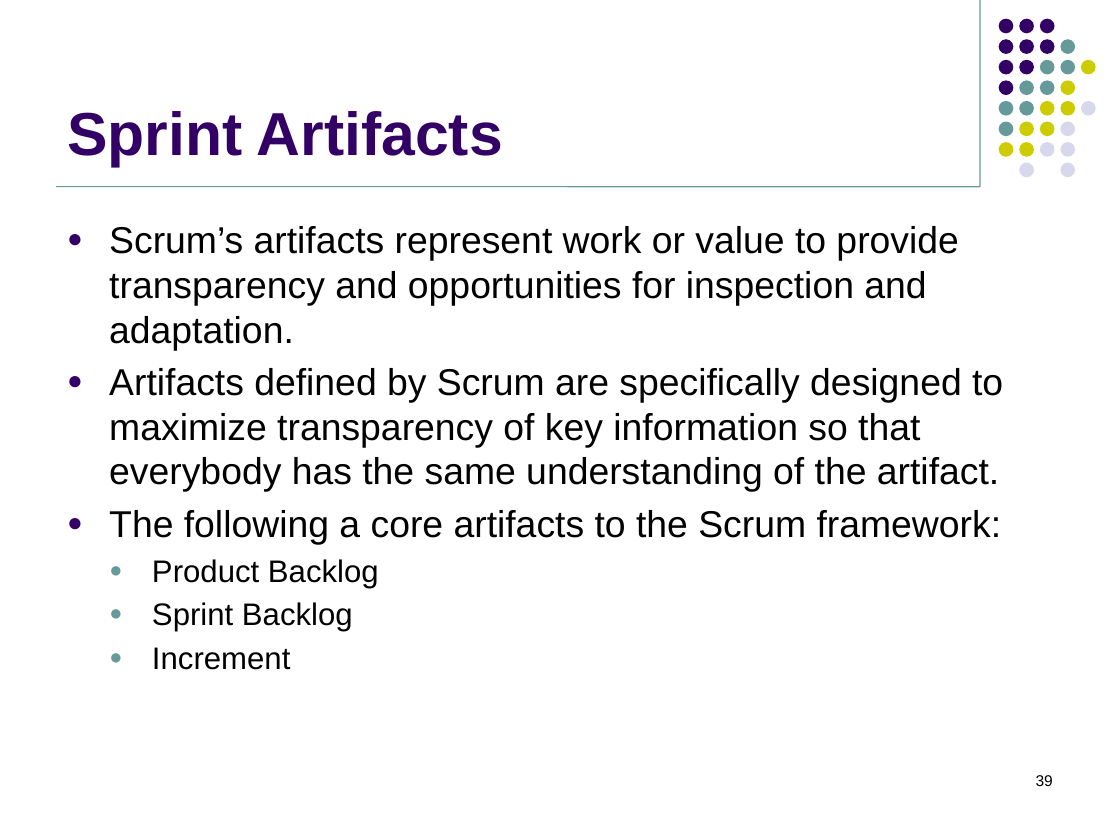
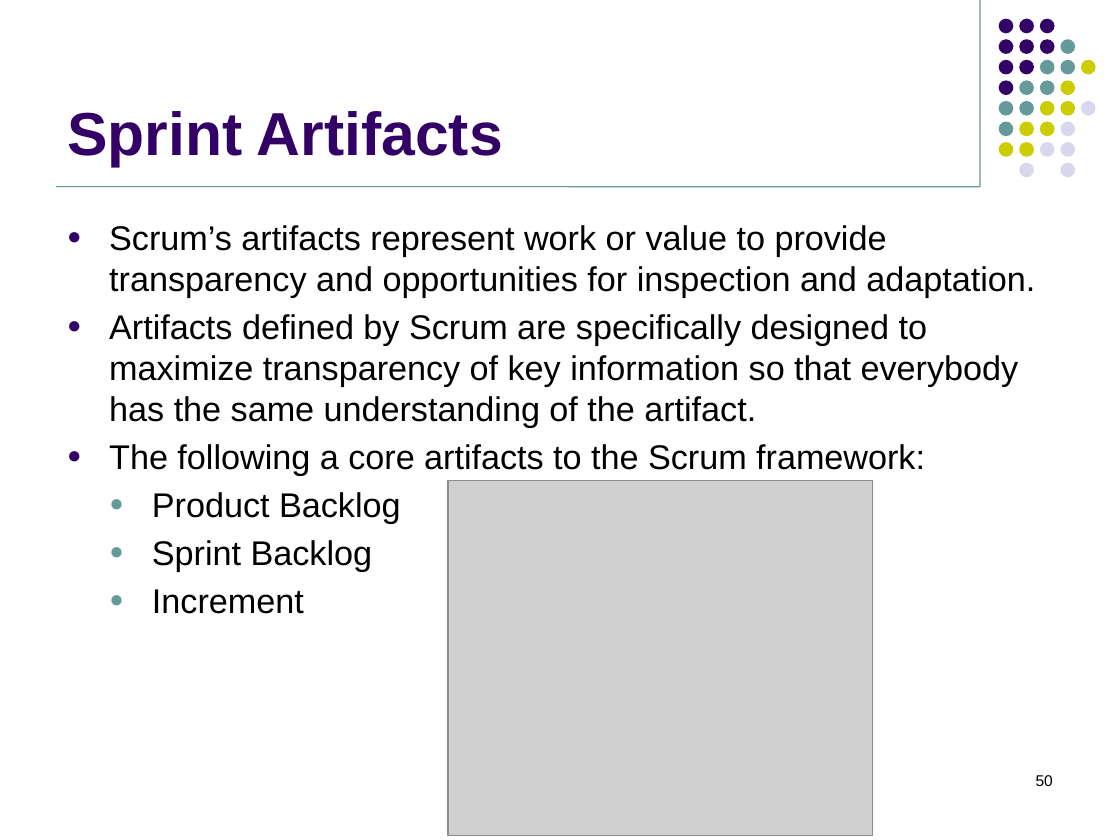
Before and after one commit to jasdhiratrevature/TrainingSlides, a slide deck: slide 50 of SLDC/SDLC.pptx (slide 39 before the commit). Drawn at 1120x840 pixels with LibreOffice and Linux fonts; fonts in the diff are those of the drawing; grey boxes stand for pictures; background and template pictures are left out. Boxes give left, top, right and bottom in pixels: in the first picture for what was removed or moved away, otherwise in the second. Text is boxed around its words. In the diff, an @@ line names an element or a change of style, - is before the commit and + after.

```diff
--- a/SLDC/SDLC.pptx
+++ b/SLDC/SDLC.pptx
@@ text "Scrum’s artifacts represent work or ..." at bbox=[109, 225, 1035, 614]: size 24 to 22 pt in "Scrum’s artifacts represent work or value to ...", "Artifacts defined by Scrum are specifically designed ...", "The following a core artifacts to the ..."; size 20 to 22 pt in "Product Backlog", "Sprint Backlog", "Increment" @@
@@ picture added at bbox=[448, 480, 872, 836] @@
@@ page number at bbox=[1036, 775, 1053, 786]: text changed @@
-39
+50
```
Also in this commit, not shown: 10 other slides changed, 25 slides added.
